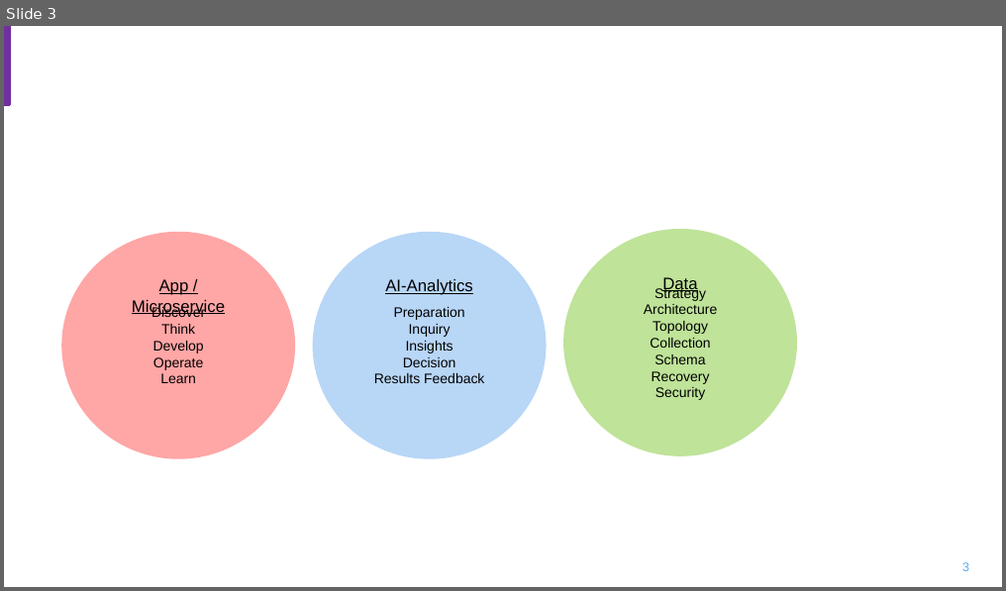
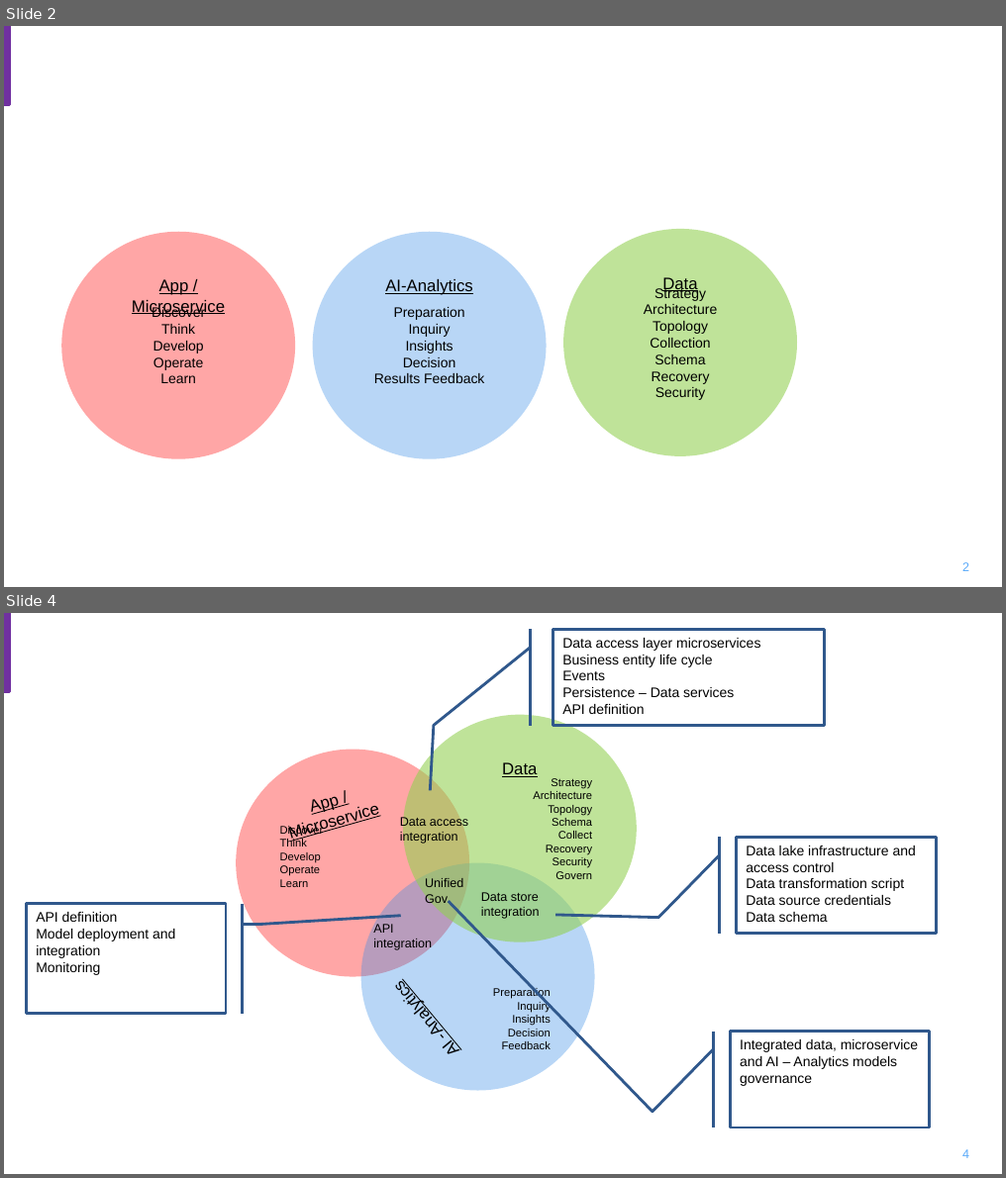
Before and after one commit to ibm-cloud-architecture/refarch-data-ai-analytics, a slide deck: docs/AI-Data-ML-ArchitectureDiagrams.pptx. Shown one above the other, each under a label of ours: slide 3 before the commit, slides 2 and 4 after it; the slides between them are not shown. The pictures are 1006x591 and 1006x1178 pixels, drawn with LibreOffice and Linux fonts; fonts in the diff are those of the drawing; background and template pictures are left out. Boxes give left, top, right and bottom in pixels: in the first picture for what was removed or moved away, otherwise in the second. Text is boxed around its words. In the diff, an @@ line names an element or a change of style, - is before the commit and + after.

```diff
--- a/docs/AI-Data-ML-ArchitectureDiagrams.pptx
+++ b/docs/AI-Data-ML-ArchitectureDiagrams.pptx
@@ slide 4 added at [4, 613, 1002, 1174], background #FFFFFF; not listed: 1 template element that a slide beside it also shows @@
@@ accent border callout added at [552, 629, 825, 726], outline #30598D 2 pt, 10 pt, text #000000 @@
+Data access layer microservices
+Business entity life cycle
+Events
+Persistence – Data services
+API definition
@@ ellipse added at [403, 715, 637, 943], fill #92D050 at 58% opacity, 8 pt, text #000000 @@
+Strategy
+Architecture
+Topology
+Schema
+Collect
+Recovery
+Security
+Govern
@@ ellipse added at [236, 749, 469, 976], fill #FF0000 at 35% opacity, 8 pt, text #000000 @@
+Discover
+Think
+Develop
+Operate
+Learn
@@ text added at [502, 762, 537, 777], 12 pt, text #000000, underline @@
+Data
@@ text added at [311, 796, 340, 815], 12 pt, text #000000, underline @@
+App / Microservice
@@ text added at [400, 816, 468, 844], 9 pt, text #000000 @@
+Data access
+integration
@@ accent border callout added at [737, 838, 936, 935], outline #30598D 2 pt, 10 pt, text #000000 @@
+Data lake infrastructure and access control
+Data transformation script
+Data source credentials
+Data schema
@@ ellipse added at [361, 863, 595, 1091], fill #348CE7 at 35% opacity, 8 pt, text #000000 @@
+Preparation
+Inquiry
+Insights
+Decision
+Feedback
@@ text added at [425, 878, 463, 906], 9 pt, text #000000 @@
+Unified
+Gov.
@@ accent border callout added at [26, 904, 226, 1014], outline #30598D 2 pt, 10 pt, text #000000 @@
+API definition
+Model deployment and integration
+Monitoring
@@ text added at [481, 892, 540, 919], 9 pt, text #000000 @@
+Data store
+integration
@@ text added at [373, 923, 432, 951], 9 pt, text #000000 @@
+API
+integration
@@ text added at [438, 1041, 463, 1052], 12 pt, text #000000, underline @@
+AI -Analytics
@@ accent border callout added at [730, 1031, 929, 1128], outline #30598D 2 pt, 10 pt, text #000000 @@
+Integrated data, microservice and AI – Analytics models governance
@@ page number added at [962, 1150, 969, 1158], 9 pt, text #5AAAFA @@
+4
@@ what was slide 3 is now slide 2 @@
```
Also in this commit, not shown: 3 slides changed, 2 other slides added, 11 other files.
